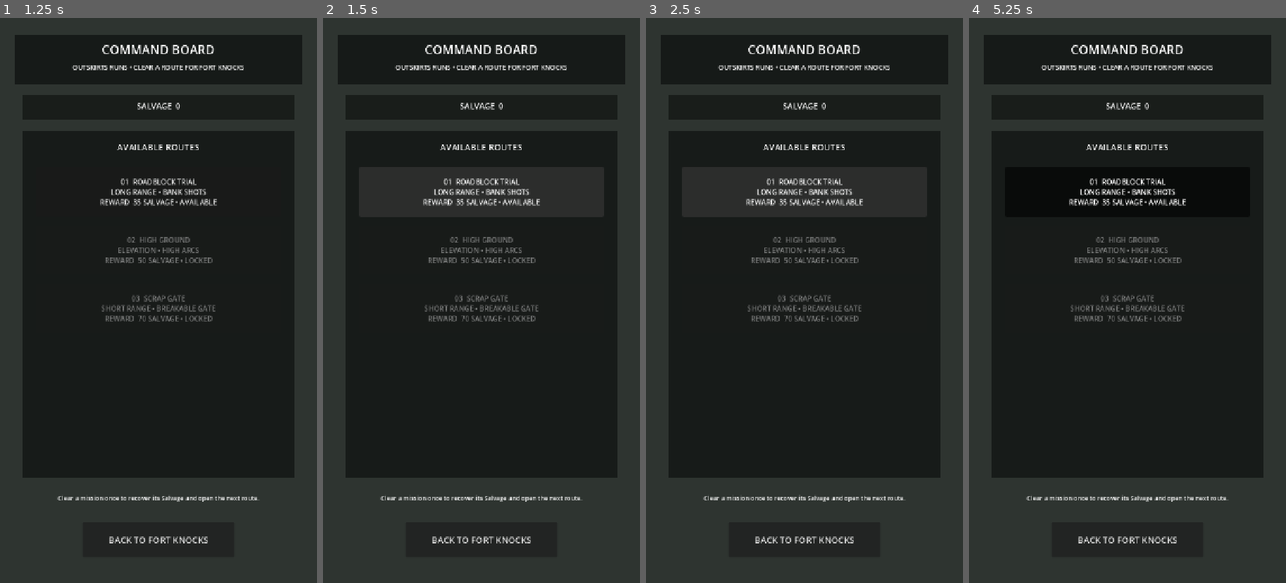
Above: before the commit, frames 1-4 (left to right).
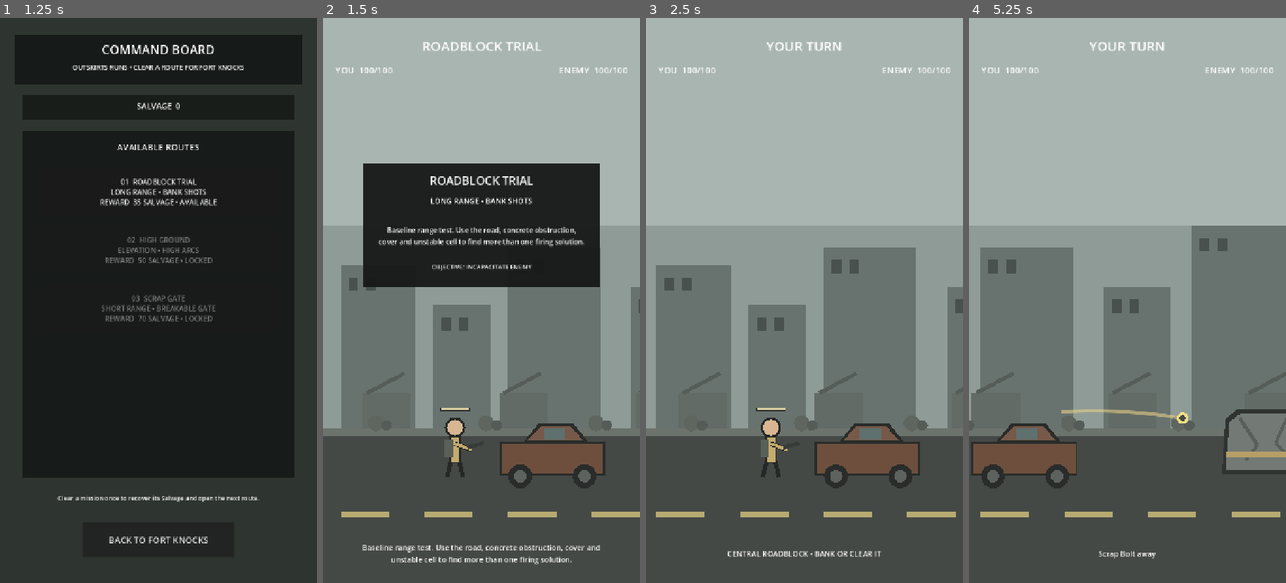
Above: after the commit, the same moments.

Repository: phantompixel-developer/FortKnocks
Game: Godot game, scene res://game/core/app.tscn
Two runs of this game, one before a commit and one after it. Both use one fixed random seed, a clock stepped at 60 frames per second and the inputs below. This scene is started directly instead of the project's main scene.
Inputs (mouse positions are in pixels of both pictures, inside the frame that each line leads up to):
- Up to frame 1 (1.25 s): click "COMMAND BOARD CHOOSE THE NEXT…" at 0.5 s
- Up to frame 2 (1.5 s): click "01 ROADBLOCK TRIAL LONG RANGE…" at 1.25 s
- Up to frame 3 (2.5 s): click (804, 193) at 2 s, where only the run before the commit has a clickable "01 ROADBLOCK TRIAL LONG RANGE…"
- Up to frame 4 (5.25 s): click (1127, 193) at 2.75 s, where only the run before the commit has a clickable "01 ROADBLOCK TRIAL LONG RANGE…"; move the mouse to (1111, 413) at 3.52 s; click (1111, 413) at 3.67 s; drag from (1222, 385) to (1111, 413) at 4.27 s; move the mouse to (1032, 215) at 5.02 s; click (1032, 215) at 5.17 s

Frame 1 is identical in both runs. In frame 2, 70% of the frame differs, in the area x 0-100%, y 0-97%; in frame 3, 83%; in frame 4, 84%, in the area x 0-100%, y 0-96%.
Error before the commit: Invalid call. Nonexistent function 'prepare_for_campaign (via call)' in base 'Node2D (battle_controller.gd)'. (res://game/core/app.gd:58)

Commit message:
feat: integrate battle with campaign game flow

Diff:
--- a/game/battle/battle_controller.gd
+++ b/game/battle/battle_controller.gd
@@ -1,4 +1,8 @@
 extends Node2D
+
+signal battle_completed(result: Dictionary)
+signal exit_requested
+signal rematch_requested
 
 enum Phase {
 	INTRO,
@@ -93,6 +97,10 @@
 var _current_mission: MissionDefinition
 var _collapsible_barrier: CollapsibleBarrier
 var _missions: Array[MissionDefinition] = []
+var _campaign_managed := false
+var _prepared_mission: MissionDefinition
+var _completion_emitted := false
+var _progression_reward := 0
 
 var _player_shots_fired := 0
 var _player_direct_hits := 0
@@ -117,6 +125,15 @@
 	"shock_capsule": 1.0,
 }
 var _enemy_target_x := 0.0
+
+func prepare_for_campaign(definition: MissionDefinition) -> void:
+	_campaign_managed = true
+	_prepared_mission = definition
+
+func set_progression_reward(amount: int) -> void:
+	_progression_reward = maxi(0, amount)
+	if result_card != null and result_card.visible:
+		_update_result_card()
 
 func _ready() -> void:
 	_selected_weapon = ScrapBolt as WeaponDefinition
@@ -154,6 +171,14 @@
 	_set_weapon_buttons_enabled(false)
 	_update_last_shot_display()
 	_update_hud()
+
+	if _campaign_managed and _prepared_mission != null:
+		encounter_picker.visible = false
+		restart_button.text = "REMATCH"
+		change_encounter_button.text = "FORT KNOCKS"
+		call_deferred("_begin_mission", _prepared_mission)
+		return
+
 	_show_encounter_picker()
 	if get_tree().root.has_meta(PENDING_MISSION_META):
 		var pending_id := str(get_tree().root.get_meta(PENDING_MISSION_META))
@@ -200,10 +225,14 @@
 	return null
 
 func _begin_mission(definition: MissionDefinition) -> void:
-	if definition == null or not encounter_picker.visible:
+	if definition == null:
+		return
+	if not _campaign_managed and not encounter_picker.visible:
 		return
 
 	_current_mission = definition
+	_completion_emitted = false
+	_progression_reward = 0
 	_reset_encounter_metrics()
 	_configure_mission(definition)
 	encounter_picker.visible = false
@@ -879,6 +908,19 @@
 		camera_director.focus_x(player.global_position.x, 0.35)
 
 	_update_result_card()
+
+	if not _completion_emitted:
+		_completion_emitted = true
+		battle_completed.emit({
+			"victory": player.is_alive(),
+			"mission_id": _current_mission.id if _current_mission != null else "",
+			"shots": _player_shots_fired,
+			"direct_hits": _player_direct_hits,
+			"cover_hits": _player_cover_hits,
+			"environment_events": _player_environment_events,
+			"weapon_shots": _weapon_shots.duplicate(true),
+		})
+
 	return true
 
 func _reset_encounter_metrics() -> void:
@@ -911,7 +953,16 @@
 		int(_weapon_shots["heavy_slug"]),
 		int(_weapon_shots["shock_capsule"]),
 	]
-	result_takeaway_label.text = _encounter_takeaway()
+	var takeaway := _encounter_takeaway()
+	if _campaign_managed:
+		if not player.is_alive():
+			result_takeaway_label.text = "NO SALVAGE RECOVERED\n%s" % takeaway
+		elif _progression_reward > 0:
+			result_takeaway_label.text = "+%d SALVAGE SECURED\n%s" % [_progression_reward, takeaway]
+		else:
+			result_takeaway_label.text = "ROUTE ALREADY CLEARED • NO NEW SALVAGE\n%s" % takeaway
+	else:
+		result_takeaway_label.text = takeaway
 
 func _encounter_takeaway() -> String:
 	if _player_environment_events > 0:
@@ -970,11 +1021,19 @@
 	enemy_locator_label.text = "ENEMY %s  ~%dm" % [arrow, approximate_metres]
 
 func _restart() -> void:
+	if _campaign_managed:
+		rematch_requested.emit()
+		return
+
 	if _current_mission != null:
 		get_tree().root.set_meta(PENDING_MISSION_META, _current_mission.id)
 	get_tree().reload_current_scene()
 
 func _change_encounter() -> void:
+	if _campaign_managed:
+		exit_requested.emit()
+		return
+
 	if get_tree().root.has_meta(PENDING_MISSION_META):
 		get_tree().root.remove_meta(PENDING_MISSION_META)
 	get_tree().reload_current_scene()
